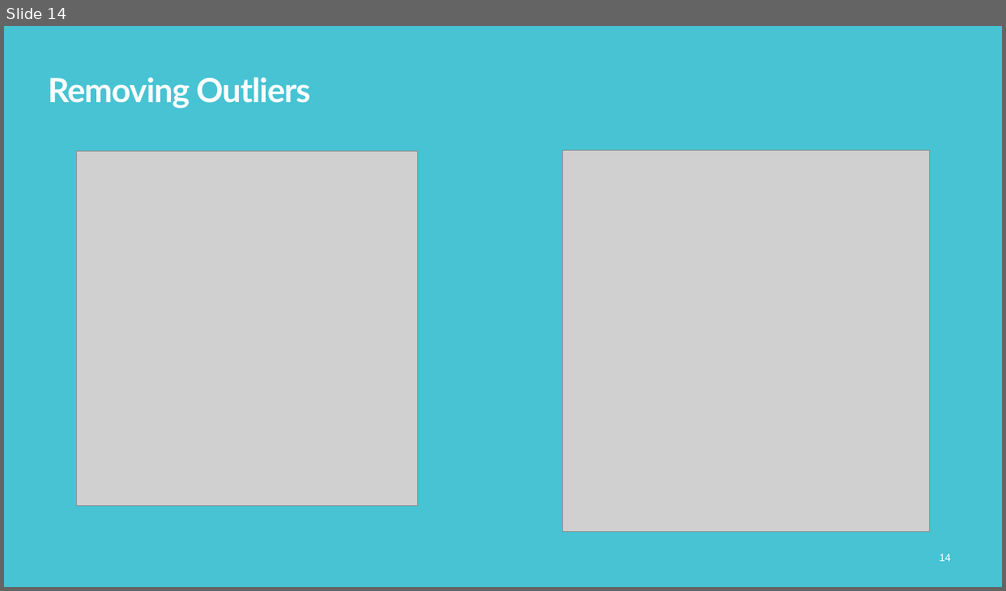
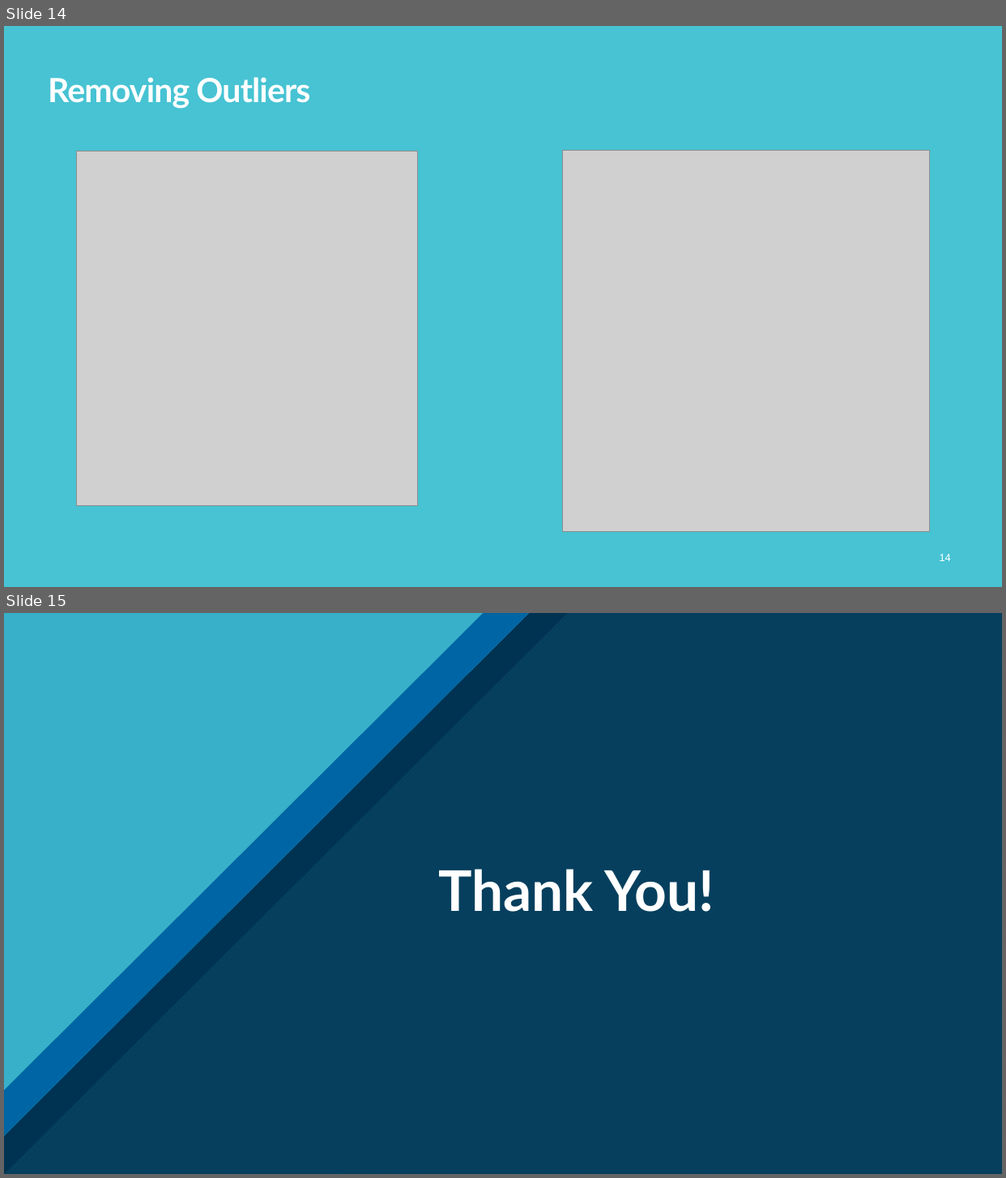
Before and after one commit to CrisQueCris/Houseprices, a slide deck: Final PresentationKC.pptx. Shown one above the other, each under a label of ours: slide 14 before the commit, slides 14 and 15 after it. The pictures are 1006x591 and 1006x1178 pixels, drawn with LibreOffice and Linux fonts; fonts in the diff are those of the drawing; grey boxes stand for pictures. Boxes give left, top, right and bottom in pixels: in the first picture for what was removed or moved away, otherwise in the second. Text is boxed around its words. In the diff, an @@ line names an element or a change of style, - is before the commit and + after.

```diff
--- a/Final PresentationKC.pptx
+++ b/Final PresentationKC.pptx
@@ slide 15 added at <box>4,613,1002,1174</box>, background #FFFFFF @@
@@ freeform shape added at <box>4,613,1002,1174</box>, fill #47C3D3 at 74% opacity @@
@@ freeform shape added at <box>4,613,1002,1174</box>, fill pattern #47C3D3 on #1B6872 @@
@@ freeform shape added at <box>4,613,1002,1174</box>, fill #003352 at 90% opacity @@
@@ rectangle added at <box>4,613,1002,1174</box>, fill #0065A4 @@
@@ freeform shape added at <box>4,613,1002,1174</box>, fill #47C3D3 at 74% opacity @@
@@ freeform shape added at <box>4,613,1002,1174</box>, fill pattern #0065A4 on #47C3D3 @@
@@ freeform shape added at <box>4,613,1002,1174</box>, fill #003352 at 90% opacity @@
@@ right triangle added at <box>4,613,567,1174</box>, fill #003352 @@
@@ right triangle added at <box>4,613,529,1136</box>, fill pattern #0065A4 on #47C3D3 @@
@@ right triangle added at <box>4,613,484,1091</box>, fill #47C3D3 at 80% opacity @@
@@ freeform shape added at <box>32,613,92,644</box>, fill pattern #2FAFFF on #1B6872 @@
@@ freeform shape added at <box>40,613,103,645</box>, fill #003352 @@
@@ freeform shape added at <box>53,613,1002,1174</box>, fill pattern #47C3D3 on #299CAB @@
@@ snip rect added at <box>4,724,1002,1121</box>, fill pattern #0C4360 on #1B6872 @@
@@ snip rect added at <box>4,724,1002,1121</box>, fill #003352 @@
@@ title added at <box>438,869,714,912</box>, 54 pt, text #FFFFFF, bold @@
+Thank You!
@@ freeform shape added at <box>887,1059,1002,1174</box>, fill pattern #1B6872 on #47C3D3 @@
```
Also in this commit, not shown: 2 slides changed, 5 other slides added, 7 slides removed, 1 other file.
